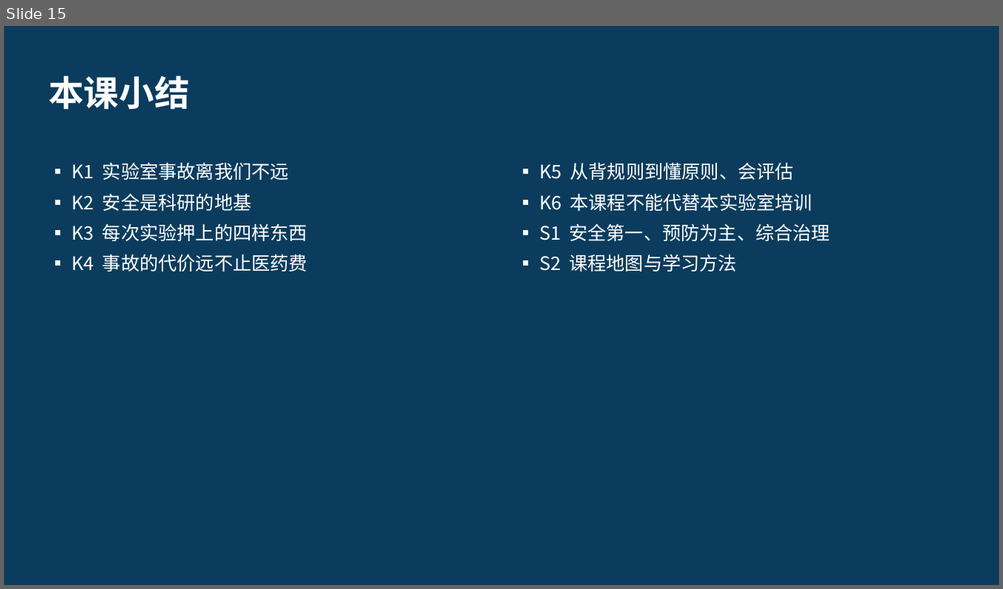
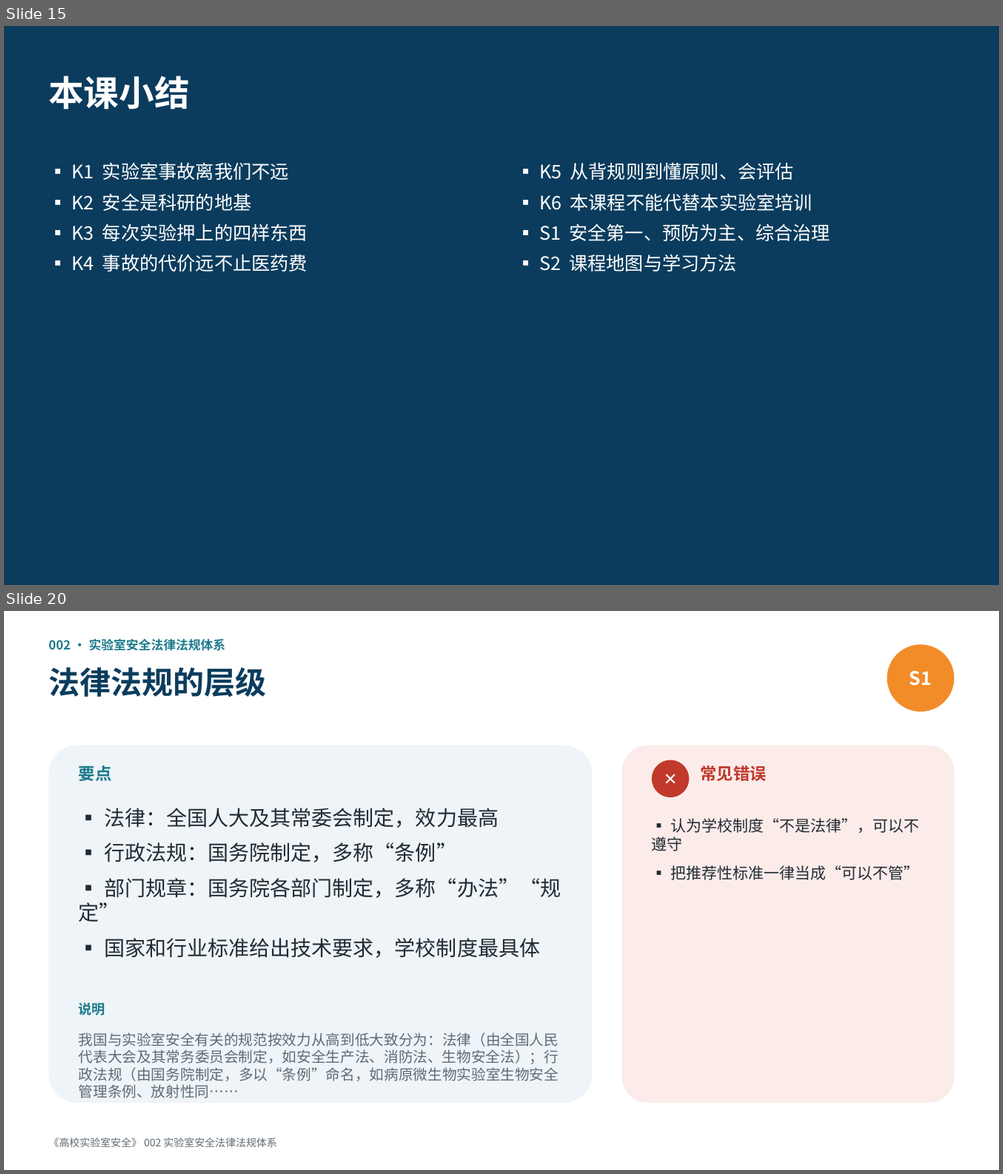
Before and after one commit to hanrongwx-max/videoyoutubo, a slide deck: course/高校实验室安全/课件/第1章_法规、管理与安全文化.pptx. Shown one above the other, each under a label of ours: slide 15 before the commit, slides 15 and 20 after it; the slides between them are not shown. The pictures are 1003x589 and 1003x1174 pixels, drawn with LibreOffice and Linux fonts; fonts in the diff are those of the drawing. Boxes give left, top, right and bottom in pixels: in the first picture for what was removed or moved away, otherwise in the second. Text is boxed around its words. In the diff, an @@ line names an element or a change of style, - is before the commit and + after.

```diff
--- a/course/高校实验室安全/课件/第1章_法规、管理与安全文化.pptx
+++ b/course/高校实验室安全/课件/第1章_法规、管理与安全文化.pptx
@@ slide 20 added at [4, 611, 999, 1170], background #FFFFFF @@
@@ text added at [48, 638, 226, 651], 12 pt, text #1D7A8C, bold @@
+002 · 实验室安全法律法规体系
@@ ellipse added at [887, 644, 954, 712], fill #F28C28, 18 pt, text #FFFFFF, bold @@
+S1
@@ text added at [48, 667, 266, 697], 30 pt, text #0B3C5D, bold @@
+法律法规的层级
@@ rounded rectangle added at [48, 745, 592, 1103], fill #EEF4F7 @@
@@ text added at [79, 766, 112, 781], 16 pt, text #1D7A8C, bold @@
+要点
@@ rounded rectangle added at [622, 745, 954, 1103], fill #FBECEA @@
@@ ellipse added at [652, 760, 689, 797], fill #C0392B, 16 pt, text #FFFFFF, bold @@
+✕
@@ text added at [700, 766, 765, 781], 16 pt, text #C0392B, bold @@
+常见错误
@@ text added at [79, 808, 560, 958], 20 pt, text #222B33 @@
+▪ 法律：全国人大及其常委会制定，效力最高
+▪ 行政法规：国务院制定，多称“条例”
+▪ 部门规章：国务院各部门制定，多称“办法”“规定”
+▪ 国家和行业标准给出技术要求，学校制度最具体
@@ text added at [652, 818, 919, 880], 15 pt, text #222B33 @@
+▪ 认为学校制度“不是法律”，可以不遵守
+▪ 把推荐性标准一律当成“可以不管”
@@ text added at [79, 1003, 105, 1016], 13 pt, text #1D7A8C, bold @@
+说明
@@ text added at [79, 1033, 558, 1082], 14 pt, text #5F6B75 @@
+我国与实验室安全有关的规范按效力从高到低大致分为：法律（由全国人民代表大会及其常务委员会制定，如安全生产法、消防法、生物安全法）；行政法规（由国务院制定，多以“条例”命名，如病原微生物实验室生物安全管理条例、放射性同……
@@ text added at [48, 1138, 277, 1147], 10 pt, text #5F6B75 @@
+《高校实验室安全》 002 实验室安全法律法规体系
```
Also in this commit, not shown: 17 other slides added, 2 other files.
